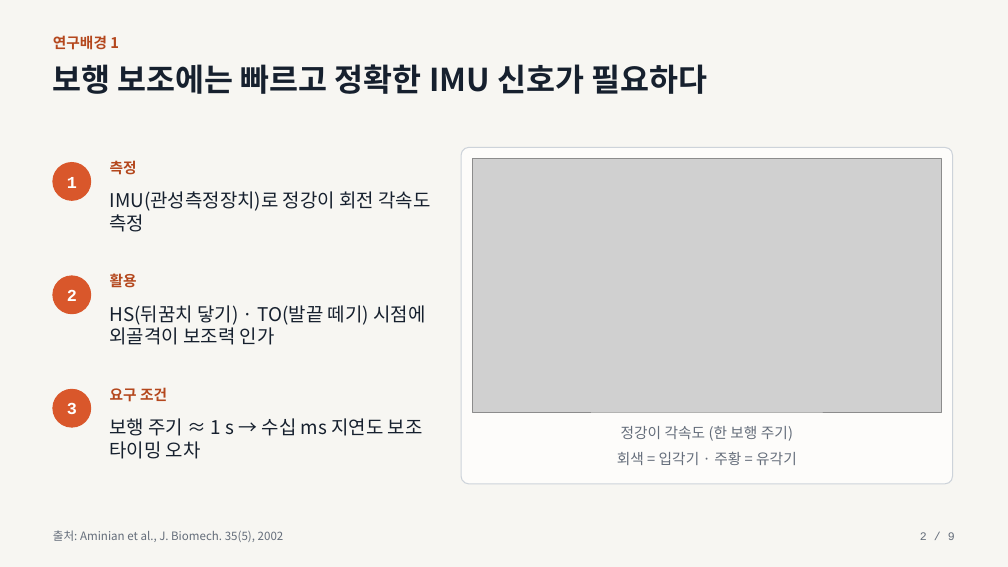
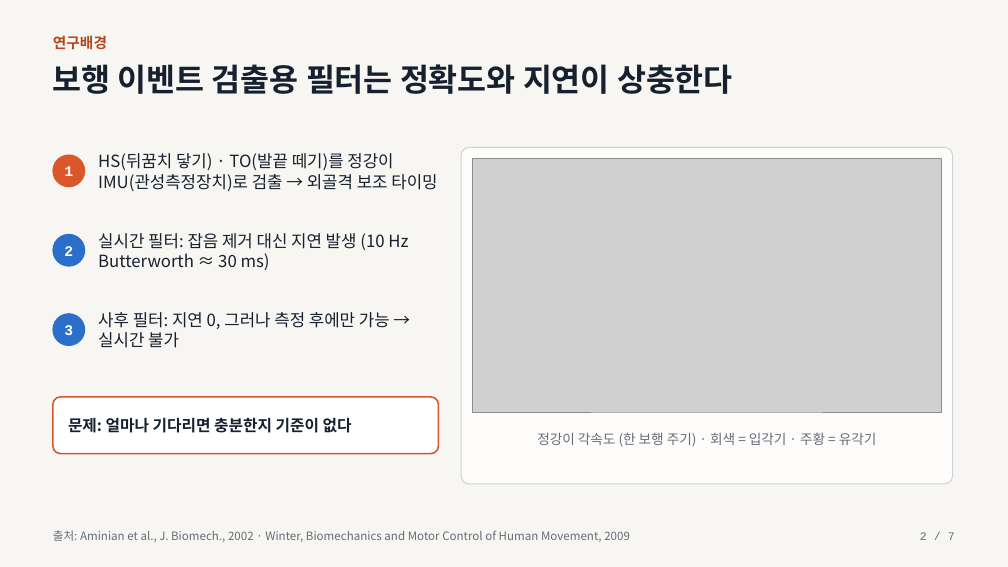
Before and after one commit to everyss/26-2_Sensors_Actuators, a slide deck: slide 2 of slides/midterm_presentation.pptx. Drawn at 1008x567 pixels with LibreOffice and Linux fonts; fonts in the diff are those of the drawing; grey boxes stand for pictures. Boxes give left, top, right and bottom in pixels: in the first picture for what was removed or moved away, otherwise in the second. Text is boxed around its words. In the diff, an @@ line names an element or a change of style, - is before the commit and + after.

```diff
--- a/slides/midterm_presentation.pptx
+++ b/slides/midterm_presentation.pptx
@@ text at (53,35,107,50): text changed @@
-연구배경 1
+연구배경
@@ text at (53,64,733,94): text changed @@
-보행 보조에는 빠르고 정확한 IMU 신호가 필요하다
+보행 이벤트 검출용 필터는 정확도와 지연이 상충한다
@@ text "1": place and size @@
-text "1" at (67,177,77,188)
+text "1" at (64,166,73,176)
@@ ellipse: place and size @@
-ellipse at (53,163,91,200)
+ellipse at (53,155,85,187)
@@ text at (98,153,437,191): text changed; size 18 to 16 pt @@
-IMU(관성측정장치)로 정강이 회전 각속도 측정
+HS(뒤꿈치 닿기) · TO(발끝 떼기)를 정강이 IMU(관성측정장치)로 검출 → 외골격 보조 타이밍
@@ text removed at (110,160,137,175) @@
-측정
@@ text "2": place and size @@
-text "2" at (67,290,77,301)
+text "2" at (64,246,73,256)
@@ ellipse added at (53,234,85,266), fill #2A6FC9, outline #2A6FC9 1 pt @@
@@ text added at (98,233,408,270), 16 pt, text #16202E @@
+실시간 필터: 잡음 제거 대신 지연 발생 (10 Hz Butterworth ≈ 30 ms)
@@ text removed at (110,273,137,287) @@
-활용
@@ size 16 to 14 pt in 3 elements at (64,166,73,176), (64,246,73,256), (64,325,73,335) @@
@@ text "3": place and size @@
-text "3" at (67,403,77,414)
+text "3" at (64,325,73,335)
@@ ellipse: place and size @@
-ellipse at (53,276,91,314)
+ellipse at (53,314,85,346)
@@ ellipse at (53,314,85,346): fill #D9572B to #2A6FC9; outline #D9572B 1 pt to #2A6FC9 1 pt @@
@@ text added at (98,312,390,348), 16 pt, text #16202E @@
+사후 필터: 지연 0, 그러나 측정 후에만 가능 → 실시간 불가
@@ text removed at (110,305,425,345) @@
-HS(뒤꿈치 닿기) · TO(발끝 떼기) 시점에 외골격이 보조력 인가
@@ ellipse removed at (53,389,91,427) @@
@@ text removed at (110,387,167,402) @@
-요구 조건
@@ rounded rectangle added at (53,397,439,454), fill #FFFFFF, outline #D9572B 1.5 pt @@
@@ text added at (68,417,352,433), 15 pt, text #16202E, bold @@
+문제: 얼마나 기다리면 충분한지 기준이 없다
@@ text removed at (110,418,423,459) @@
-보행 주기 ≈ 1 s → 수십 ms 지연도 보조 타이밍 오차
@@ text at (537,432,877,447): text changed; size 14 to 13 pt @@
-정강이 각속도 (한 보행 주기)
+정강이 각속도 (한 보행 주기) · 회색 = 입각기 · 주황 = 유각기
@@ text removed at (617,451,797,465) @@
-회색 = 입각기 · 주황 = 유각기
@@ text at (53,530,630,542): text changed @@
-출처: Aminian et al., J. Biomech. 35(5), 2002
+출처: Aminian et al., J. Biomech., 2002 · Winter, Biomechanics and Motor Control of Human Movement, 2009
@@ text at (920,532,955,540): text changed @@
-2 / 9
+2 / 7
```
Also in this commit, not shown: 5 other slides changed, 1 slide added, 3 slides removed, 3 other files.
